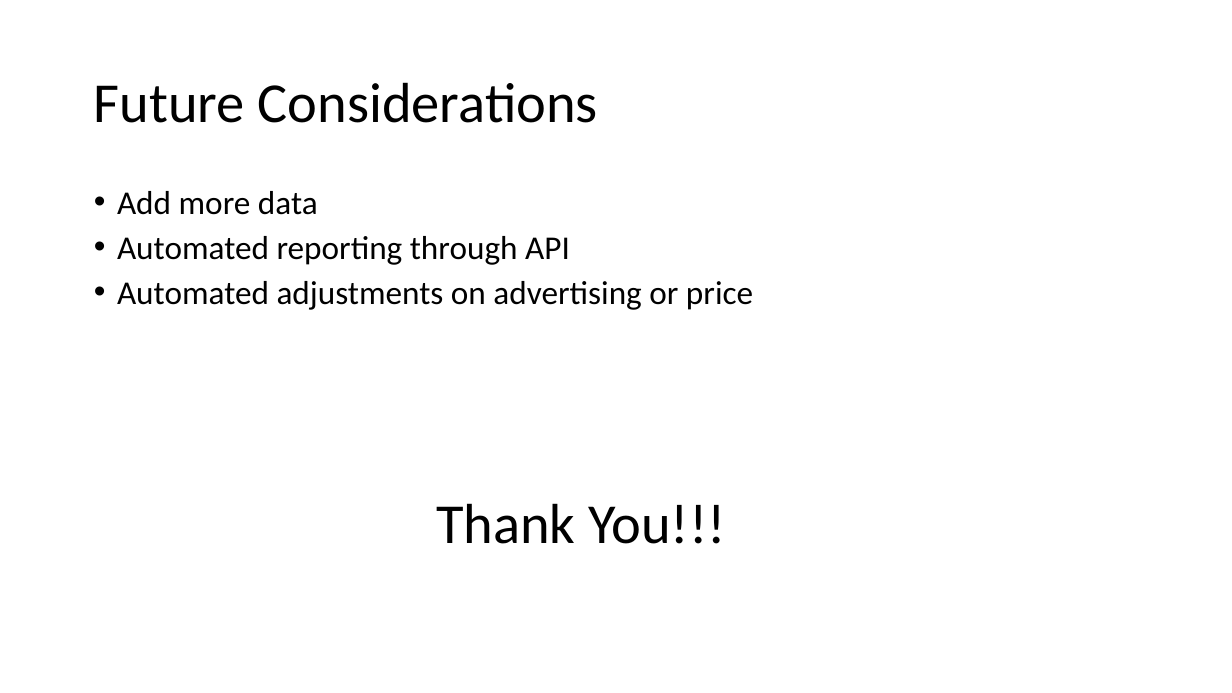
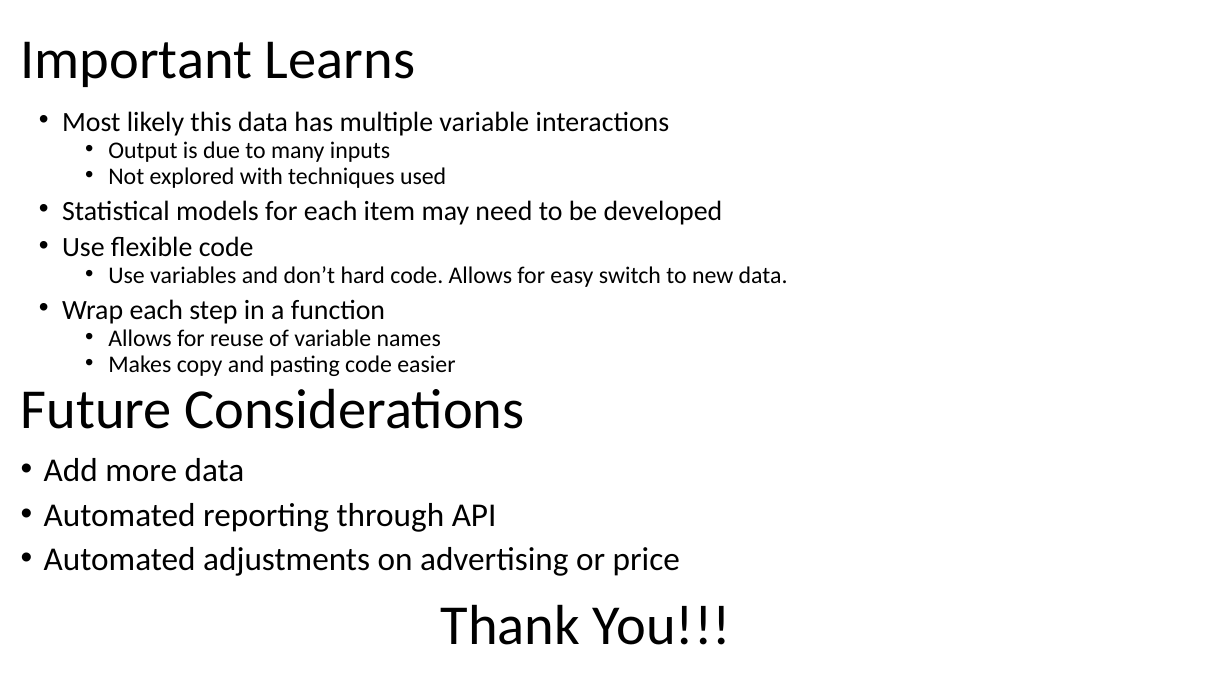
Before and after one commit to warnerm06/Amazon-Sales-Analysis, a slide deck: slide 10 of Amazon Sales Analysis.pptx (slide 9 before the commit). Drawn at 1232x693 pixels with LibreOffice and Linux fonts; fonts in the diff are those of the drawing. Boxes give left, top, right and bottom in pixels: in the first picture for what was removed or moved away, otherwise in the second. Text is boxed around its words. In the diff, an @@ line names an element or a change of style, - is before the commit and + after.

```diff
--- a/Amazon Sales Analysis.pptx
+++ b/Amazon Sales Analysis.pptx
@@ text added at [21,41,415,87], 44 pt, text #000000 @@
+Important Learns
@@ text added at [62,111,788,376], 18.6 pt, text #000000 @@
+• Most likely this data has multiple variable interactions
+  • Output is due to many inputs
+  • Not explored with techniques used
+• Statistical models for each item may need to be developed
+• Use flexible code
+  • Use variables and don’t hard code. Allows for easy switch to new data.
+• Wrap each step in a function
+  • Allows for reuse of variable names
+  • Makes copy and pasting code easier
@@ title "Future Considerations": place and size @@
-title "Future Considerations" at [94,82,598,123]
+title "Future Considerations" at [21,388,524,429]
@@ text "Add more data": place and size @@
-text "Add more data" at [117,191,753,310]
+text "Add more data" at [44,458,680,576]
@@ text "Thank You!!!": place and size @@
-text "Thank You!!!" at [436,503,726,544]
+text "Thank You!!!" at [441,604,731,645]
```
Also in this commit, not shown: 1 other slide changed, 1 slide added, 1 other file.
